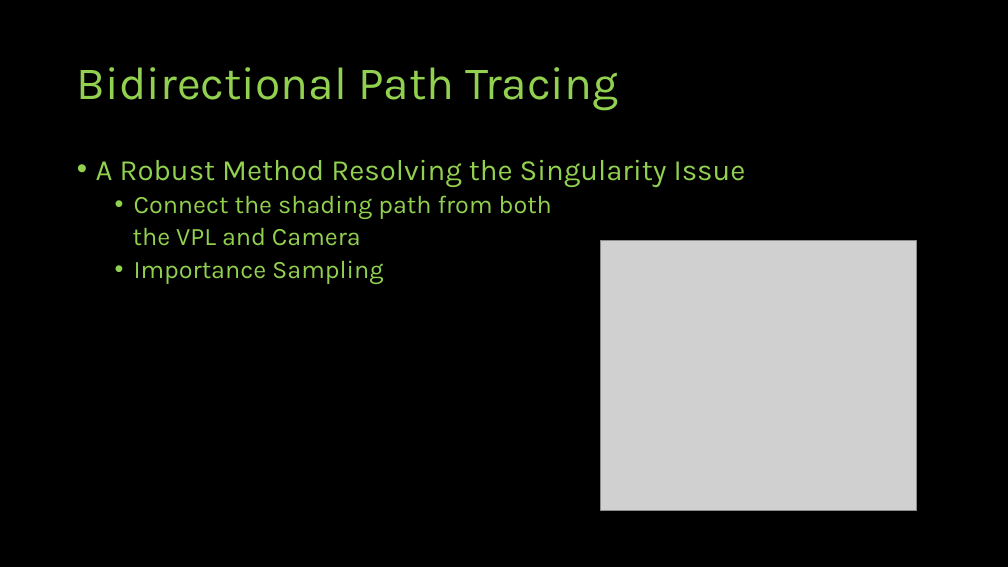
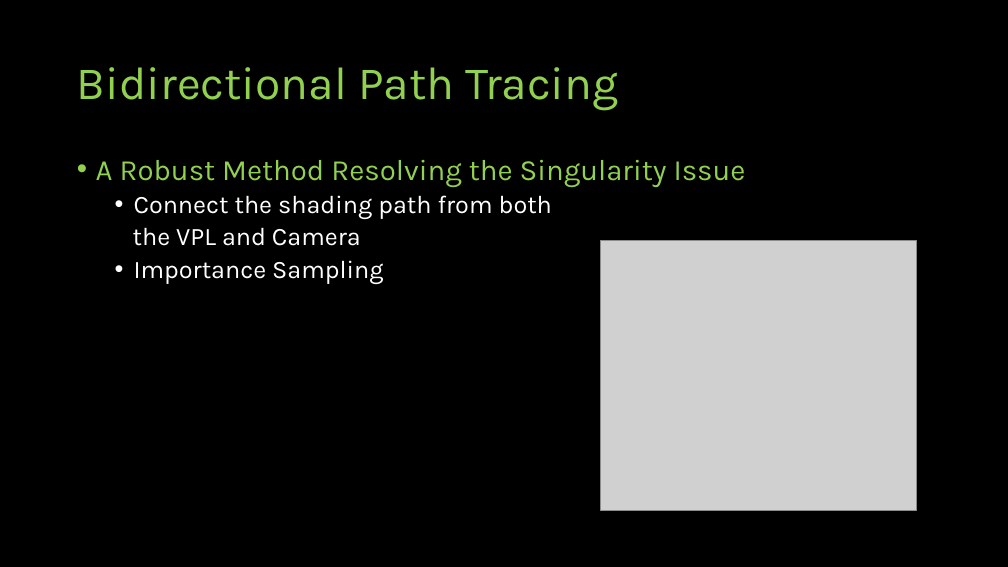
Before and after one commit to jazzboysc/RTGI, a slide deck: slide 13 of Docs/Real-time Global Illumination.pptx. Drawn at 1008x567 pixels with LibreOffice and Linux fonts; fonts in the diff are those of the drawing; grey boxes stand for pictures. Boxes give left, top, right and bottom in pixels: in the first picture for what was removed or moved away, otherwise in the second. Text is boxed around its words. In the diff, an @@ line names an element or a change of style, - is before the commit and + after.

```diff
--- a/Docs/Real-time Global Illumination.pptx
+++ b/Docs/Real-time Global Illumination.pptx
@@ text at (133, 195, 552, 284): text colour #92D050 to #FFFFFF in "Connect the shading path from both", "the VPL and Camera", "Importance Sampling" @@
```
Also in this commit, not shown: 4 other slides changed, 9 slides added.
